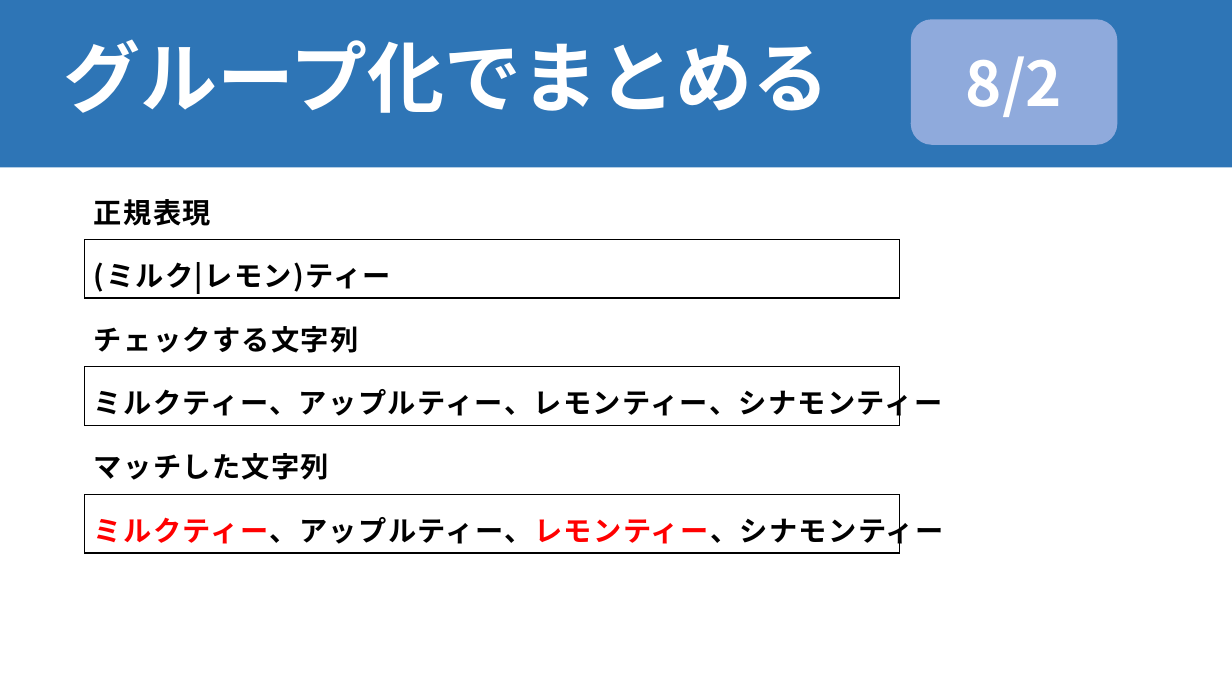
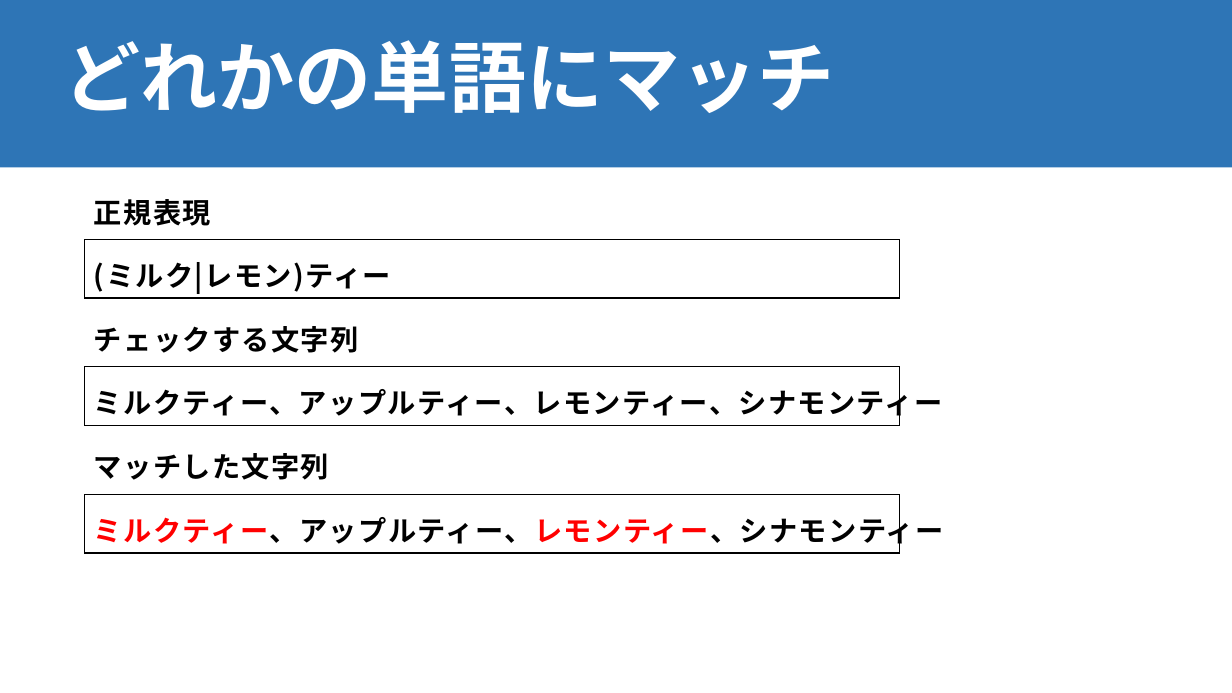
Before and after one commit to mugifusen/NLP100, a slide deck: slide 28 of chap03/正規表現.pptx. Drawn at 1232x693 pixels with LibreOffice and Linux fonts; fonts in the diff are those of the drawing. Boxes give left, top, right and bottom in pixels: in the first picture for what was removed or moved away, otherwise in the second. Text is boxed around its words. In the diff, an @@ line names an element or a change of style, - is before the commit and + after.

```diff
--- a/chap03/正規表現.pptx
+++ b/chap03/正規表現.pptx
@@ rounded rectangle removed at [911, 19, 1117, 145] @@
-8/2
@@ title at [64, 40, 834, 113]: text changed @@
-グループ化でまとめる
+どれかの単語にマッチ
```
Also in this commit, not shown: 33 other slides changed, 24 slides added, 8 slides removed, 1 other file.
